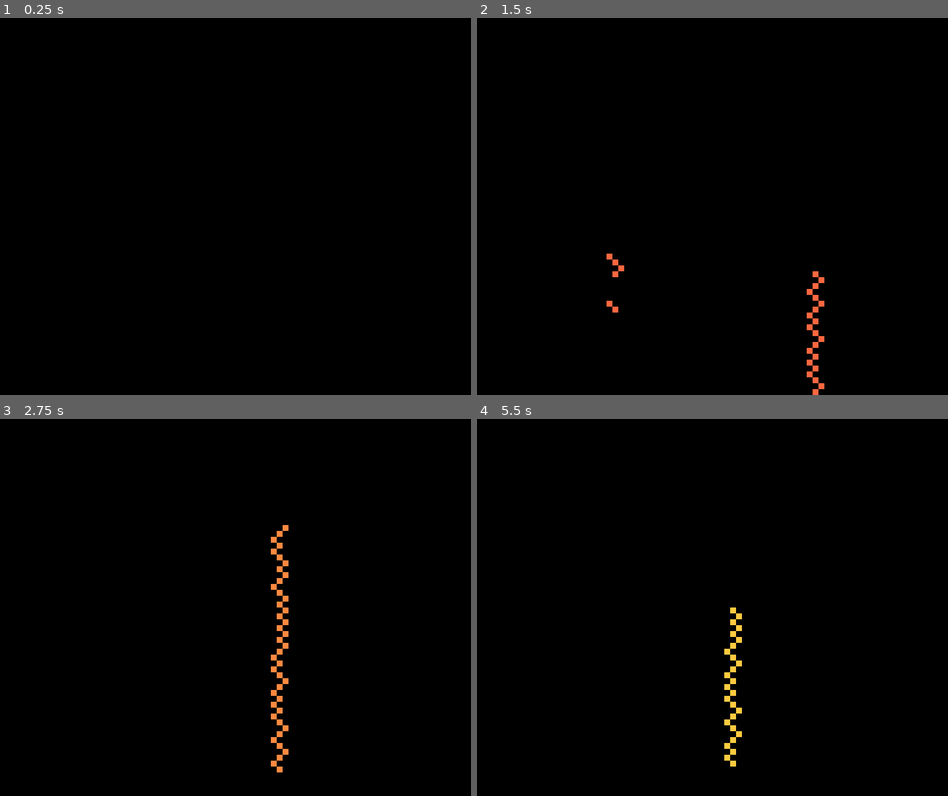
Above: before the commit, frames 1-4 (two rows, left to right).
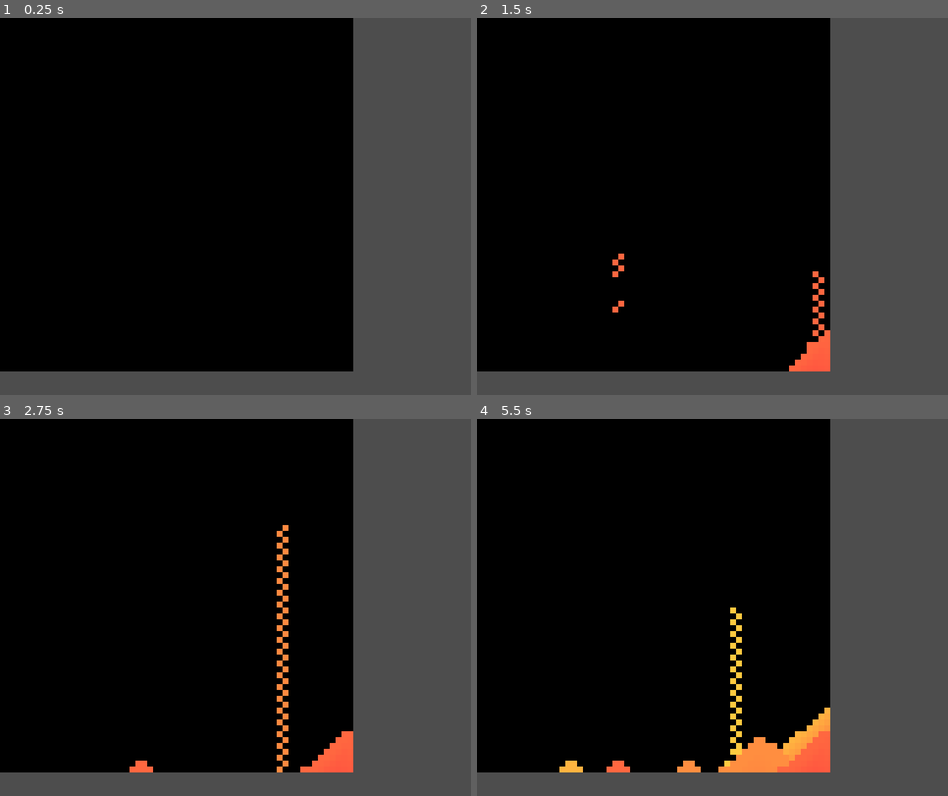
Above: after the commit, the same moments.

Repository: Mohsen-Shamsitabar/falling-sand-simulation-godot
Game: Godot game, scene res://falling_sands_container.tscn
The game is run twice, just before and just after one commit, with the same random seed, the same clock (stepped at 60 frames per second) and the same inputs.
Inputs (mouse positions are in pixels of both pictures, inside the frame that each line leads up to):
- Up to frame 1 (0.25 s): no input
- Up to frame 2 (1.5 s): tap Enter at 0.5 s; move the mouse to (816, 187) at 0.52 s; press the mouse at (816, 187) at 0.53 s; move the mouse to (618, 225) at 1.27 s; release the mouse at (618, 225) at 1.28 s; click (618, 225) at 1.35 s
- Up to frame 3 (2.75 s): move the mouse to (282, 524) at 2.02 s; press the mouse at (282, 524) at 2.03 s
- Up to frame 4 (5.5 s): move the mouse to (688, 682) at 2.77 s; release the mouse at (688, 682) at 2.78 s; click (688, 682) at 2.85 s; move the mouse to (853, 664) at 3.52 s; press the mouse at (853, 664) at 3.53 s; move the mouse to (571, 550) at 4.27 s; release the mouse at (571, 550) at 4.28 s; click (571, 550) at 4.35 s; move the mouse to (736, 607) at 5.02 s; press the mouse at (736, 607) at 5.03 s

The runs differ from the first frame. In frame 1, 30% of the frame differs, in the area x 0-100%, y 0-100%; in frame 2, 30%; in frame 3, 31%; in frame 4, 32%.

Commit message:
implement with `TileMap`.

Diff:
--- /dev/null
+++ b/TileMapContainer.gd
@@ -0,0 +1,133 @@
+extends TileMap
+
+
+@onready var tileMap: TileMap = get_node(".")
+
+@export var containerSize: int = 1024
+@export var cellSize: int = 16
+
+var gridSize: int = containerSize / cellSize
+var cells: Dictionary = {}
+var colorCode: float = 1.0
+var emptyValue: float = 0.0
+
+
+func _ready():
+	tileMap.tile_set.tile_size = Vector2i(cellSize, cellSize)
+	tileMap.rendering_quadrant_size = containerSize / cellSize
+
+	for x in gridSize:
+		for y in gridSize:
+			if(x == 10 and y == 10):
+				cells[str(Vector2i(x,y))] = colorCode
+				# tileMap.set_cell(0, Vector2i(x, y), 0, Vector2i(0, 0), 0)
+			else:
+				cells[str(Vector2i(x,y))] = emptyValue
+				# tileMap.set_cell(0, Vector2i(x, y), 1, Vector2i(0, 0), 0)
+
+	renderCells()
+
+
+func isClickedCellInBounds(hoveredTile: Vector2i):
+	return (
+		hoveredTile.x >= 0
+		and
+		hoveredTile.x < gridSize
+		and
+		hoveredTile.y >= 0
+		and
+		hoveredTile.y < gridSize
+	)
+
+
+func renderCells():
+	for x in gridSize:
+
+		for y in gridSize:
+
+			var selectedCell: Vector2i = Vector2i(x, y)
+			var value: float = cells[str(selectedCell)]
+
+			if(value == 1) :
+				tileMap.set_cell(0, Vector2i(x, y), 0, Vector2i(0, 0), 0)
+			else:
+				tileMap.set_cell(0, Vector2i(x, y), 1, Vector2i(0, 0), 0)
+
+
+func handleClick():
+	if(Input.is_action_pressed("click")):
+		var clickedCell: Vector2i = tileMap.local_to_map(get_global_mouse_position())
+
+		if(not isClickedCellInBounds(clickedCell)):
+			return
+
+
+		var clickedCellValue: float = cells[str(clickedCell)]
+
+		printerr(clickedCell,"   " ,clickedCellValue)
+		if(clickedCellValue == emptyValue):
+			cells[str(clickedCell)] = colorCode
+			renderCells()
+
+
+func _process(_delta):
+	# print(_delta)
+	# str(point): colorCode
+
+
+	handleClick()
+
+	# =============
+
+	var newCells = cells.duplicate()
+
+	for x in gridSize:
+
+		for y in gridSize:
+
+			var selectedCell: Vector2i = Vector2i(x, y)
+			var value: float = cells[str(selectedCell)]
+
+			if(value == emptyValue):
+				# value is emptyValue
+				continue
+
+			if(y + 1 >= gridSize):
+				# on ground
+				continue
+
+			var valueBelow: float = cells[str(Vector2i(x, y + 1))]
+
+			if(valueBelow == emptyValue):
+				# valueBelow is emptyValue
+				newCells[str(selectedCell)] = emptyValue
+				newCells[str(Vector2i(x, y + 1))] = colorCode
+			else:
+				# valueBelow is 1
+				if(x + 1 >= gridSize):
+					# bottomLeft
+					if(cells[str(Vector2i(x - 1, y + 1))] == emptyValue):
+						newCells[str(selectedCell)] = emptyValue
+						newCells[str(Vector2i(x - 1, y + 1))] = colorCode
+
+					continue
+				elif(x - 1 < 0):
+					# bottomRight
+					if(cells[str(Vector2i(x + 1, y + 1))] == emptyValue):
+						newCells[str(selectedCell)] = emptyValue
+						newCells[str(Vector2i(x + 1, y + 1))] = colorCode
+
+					continue
+
+				var rightValue: float = cells[str(Vector2i(x + 1, y + 1))]
+				var leftValue: float = cells[str(Vector2i(x - 1, y + 1))]
+
+				if(rightValue == emptyValue):
+					newCells[str(selectedCell)] = emptyValue
+					newCells[str(Vector2i(x + 1, y + 1))] = colorCode
+				elif(leftValue == emptyValue):
+					newCells[str(selectedCell)] = emptyValue
+					newCells[str(Vector2i(x - 1, y + 1))] = colorCode
+
+	cells = newCells
+	renderCells()
--- a/falling_sands_container.gd
+++ b/falling_sands_container.gd
@@ -1,7 +1,6 @@
 extends Container
 
 const cell_scene: PackedScene = preload("res://cell.tscn")
-var rng = RandomNumberGenerator.new()
 
 @onready var container = get_node(".")
 
@@ -16,7 +15,6 @@
 var cells: Array = []
 var values: Array = []
 
-var a:InputEventScreenDrag = InputEventScreenDrag.new()
 # =============================================== #
 
 
@@ -54,7 +52,6 @@
 					color_code = 0
 
 				color_code = clampf(color_code + 0.25, 0, 359)
-
 
 
 
@@ -155,12 +152,11 @@
 
 				var right_value: float = values[i+1][j+1]
 				var left_value: float = values[i+1][j-1]
-				var rng_number = rng.randi_range(0,1)
 
-				if(rng_number == 0 and right_value == empty_value):
+				if(right_value == empty_value):
 					new_values[i][j] = empty_value
 					new_values[i+1][j+1] = color_code
-				elif(rng_number == 1 and left_value == empty_value):
+				elif(left_value == empty_value):
 					new_values[i][j] = empty_value
 					new_values[i+1][j-1] = color_code
 
--- a/falling_sands_container.tscn
+++ b/falling_sands_container.tscn
@@ -8,5 +8,7 @@
 size_flags_horizontal = 0
 size_flags_vertical = 0
 script = ExtResource("1_hcf6p")
+container_width = 1500
+container_height = 1500
 metadata/_edit_group_ = true
 metadata/_edit_lock_ = true
--- /dev/null
+++ b/tile_map_container.tscn
@@ -0,0 +1,24 @@
+[gd_scene load_steps=6 format=3 uid="uid://coeklj5nfuppg"]
+
+[ext_resource type="Script" path="res://TileMapContainer.gd" id="1_gyk6a"]
+[ext_resource type="Texture2D" uid="uid://b623nrqejqgo5" path="res://white_pixel.png" id="1_o2q1n"]
+
+[sub_resource type="TileSetAtlasSource" id="TileSetAtlasSource_7f8ok"]
+resource_name = "white_pixel"
+texture = ExtResource("1_o2q1n")
+0:0/0 = 0
+
+[sub_resource type="TileSetAtlasSource" id="TileSetAtlasSource_ury5p"]
+resource_name = "black_pixel"
+texture = ExtResource("1_o2q1n")
+0:0/0 = 0
+0:0/0/modulate = Color(0, 0, 0, 1)
+
+[sub_resource type="TileSet" id="TileSet_ah8n5"]
+sources/0 = SubResource("TileSetAtlasSource_7f8ok")
+sources/1 = SubResource("TileSetAtlasSource_ury5p")
+
+[node name="TileMapContainer" type="TileMap"]
+tile_set = SubResource("TileSet_ah8n5")
+format = 2
+script = ExtResource("1_gyk6a")
Binary file added: white_pixel.png
Not shown, added: white_pixel.png.import
Not shown, added: .DS_Store
